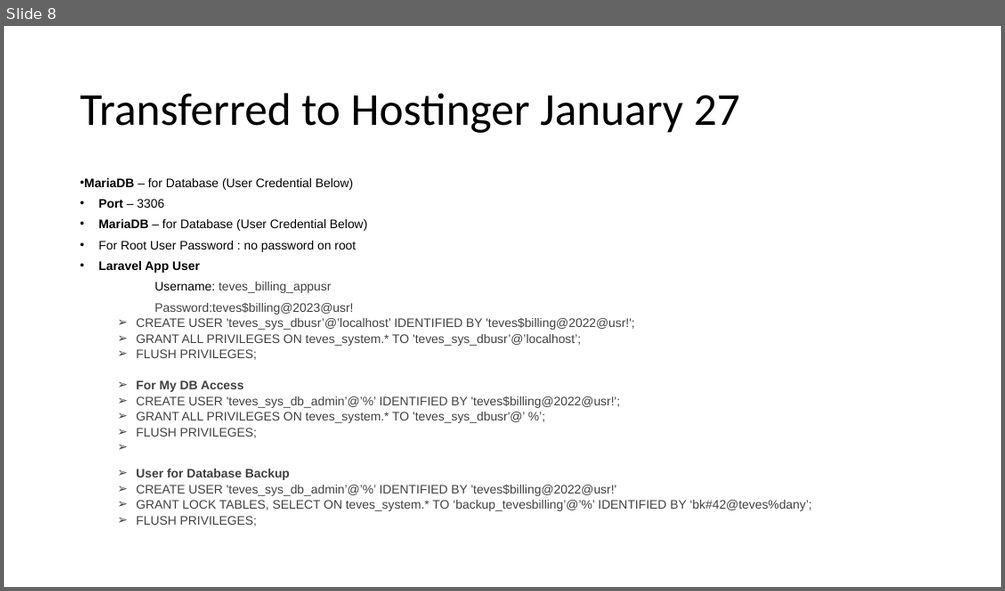
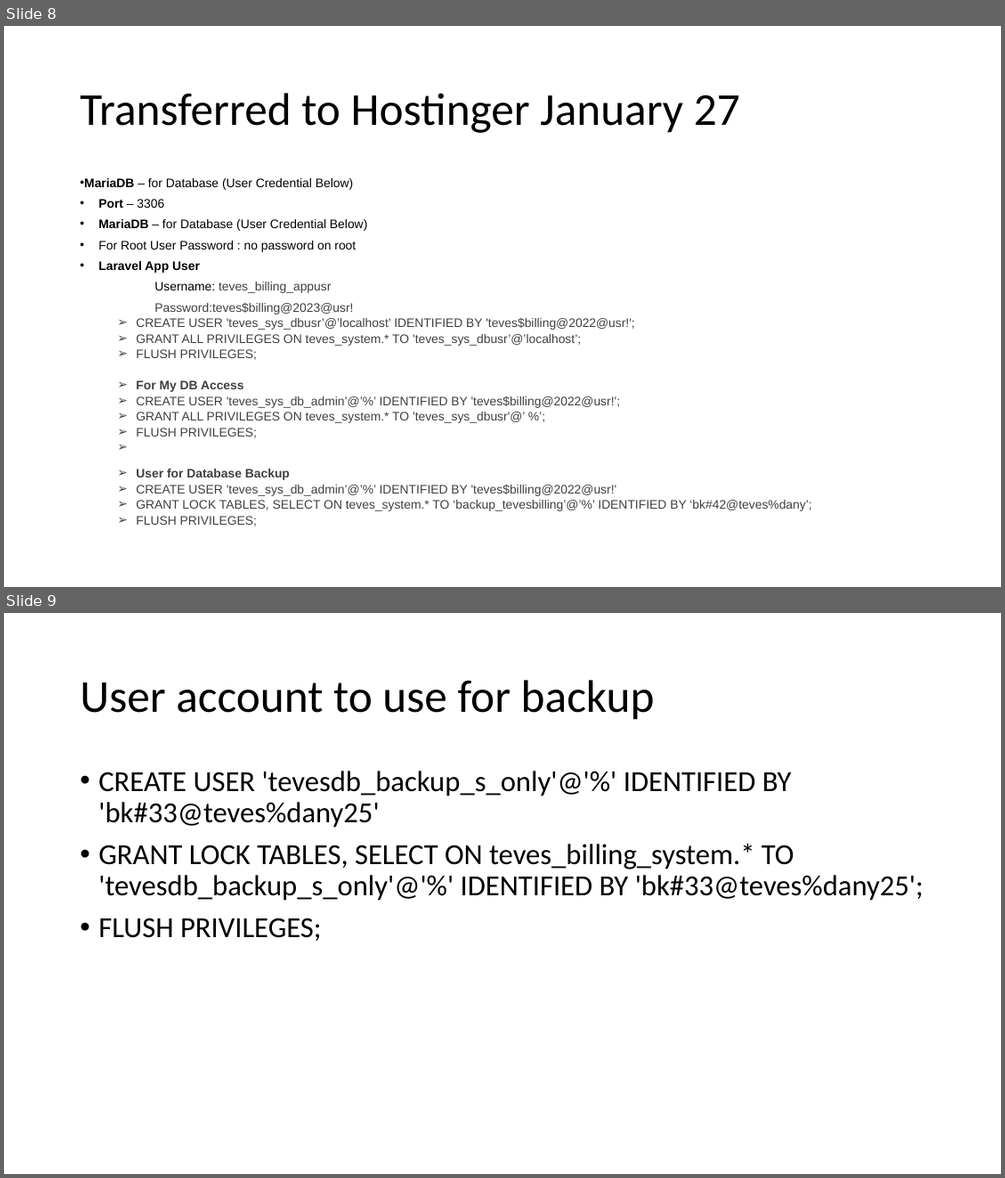
Before and after one commit to baluyotdaniloangelo/Teves_Billing_System, a slide deck: Documents/Teves Documentation.pptm. Shown one above the other, each under a label of ours: slide 8 before the commit, slides 8 and 9 after it. The pictures are 1005x591 and 1005x1178 pixels, drawn with LibreOffice and Linux fonts; fonts in the diff are those of the drawing. Boxes give left, top, right and bottom in pixels: in the first picture for what was removed or moved away, otherwise in the second. Text is boxed around its words. In the diff, an @@ line names an element or a change of style, - is before the commit and + after.

```diff
--- a/Documents/Teves Documentation.pptm
+++ b/Documents/Teves Documentation.pptm
@@ slide 9 added at (4, 613, 1001, 1174), background #FFFFFF @@
@@ title added at (80, 680, 655, 720), 44 pt, text #000000 @@
+User account to use for backup
@@ text added at (98, 771, 923, 941), 28 pt, text #000000 @@
+• CREATE USER 'tevesdb_backup_s_only'@'%' IDENTIFIED BY 'bk#33@teves%dany25'
+• GRANT LOCK TABLES, SELECT ON teves_billing_system.* TO 'tevesdb_backup_s_only'@'%' IDENTIFIED BY 'bk#33@teves%dany25';
+• FLUSH PRIVILEGES;
```
Also in this commit, not shown: 4 other files.
